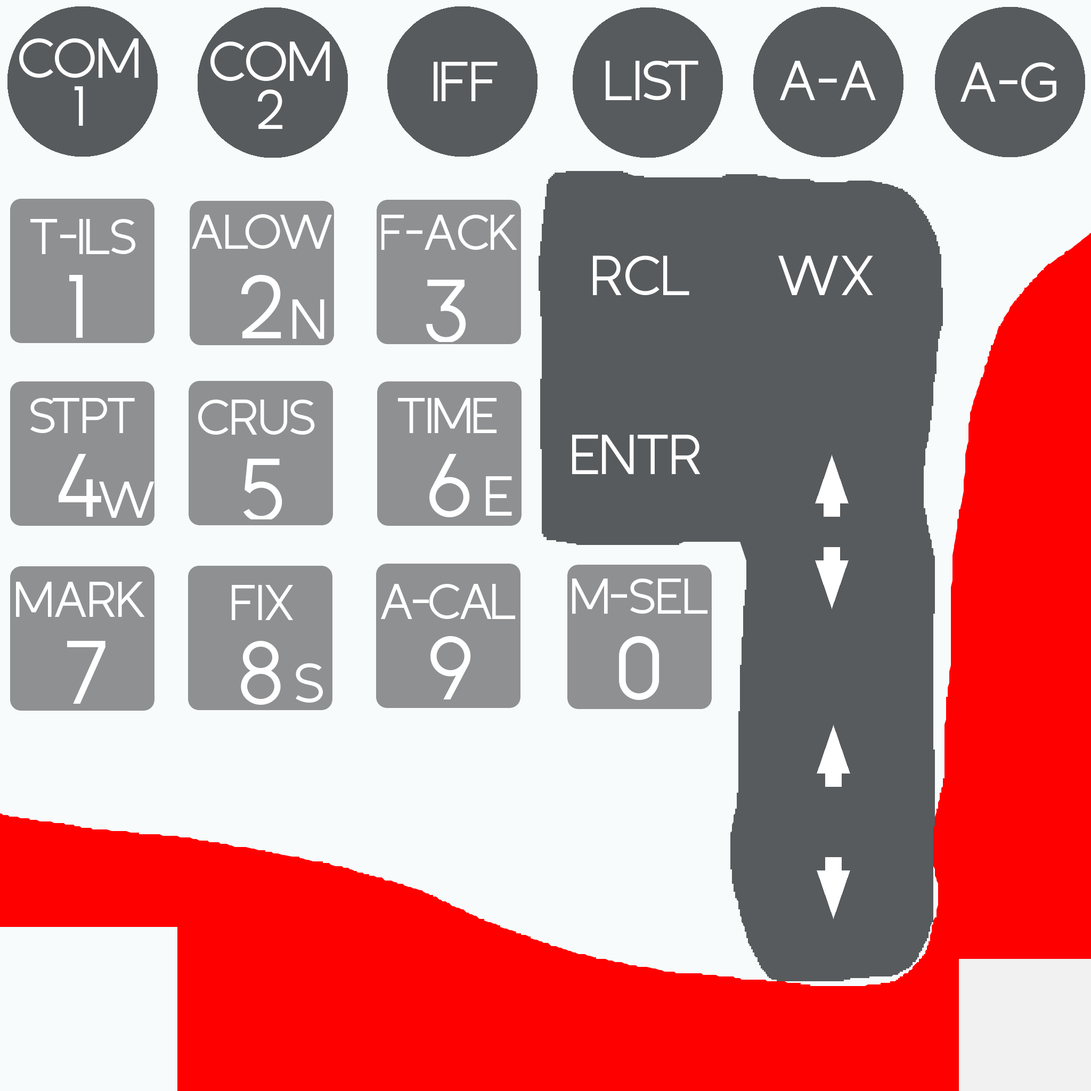
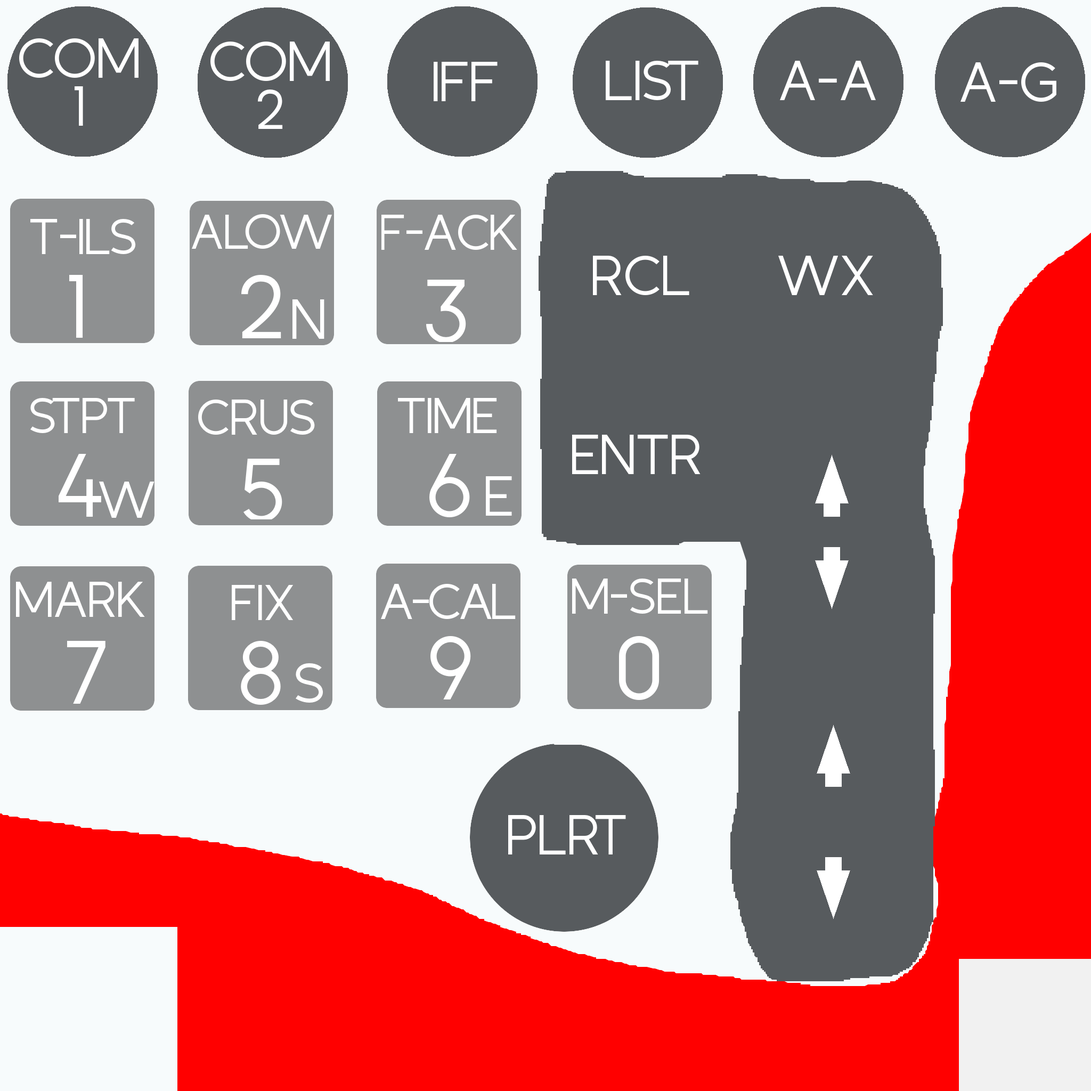
Comparing the layer stacks of the two w=1091, h=1091 images. Changes:
added layer "PLRT" above "WX" over [508, 815, 627, 855]
painted on "icp-controls" over [470, 744, 659, 933]
